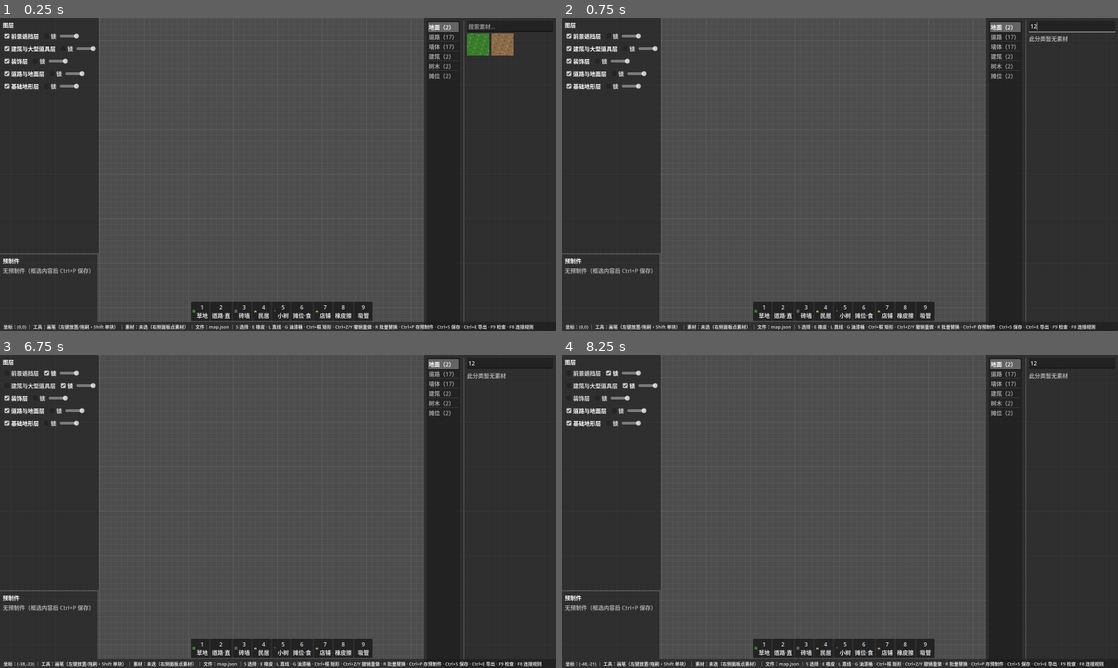
Above: before the commit, frames 1-4 (two rows, left to right).
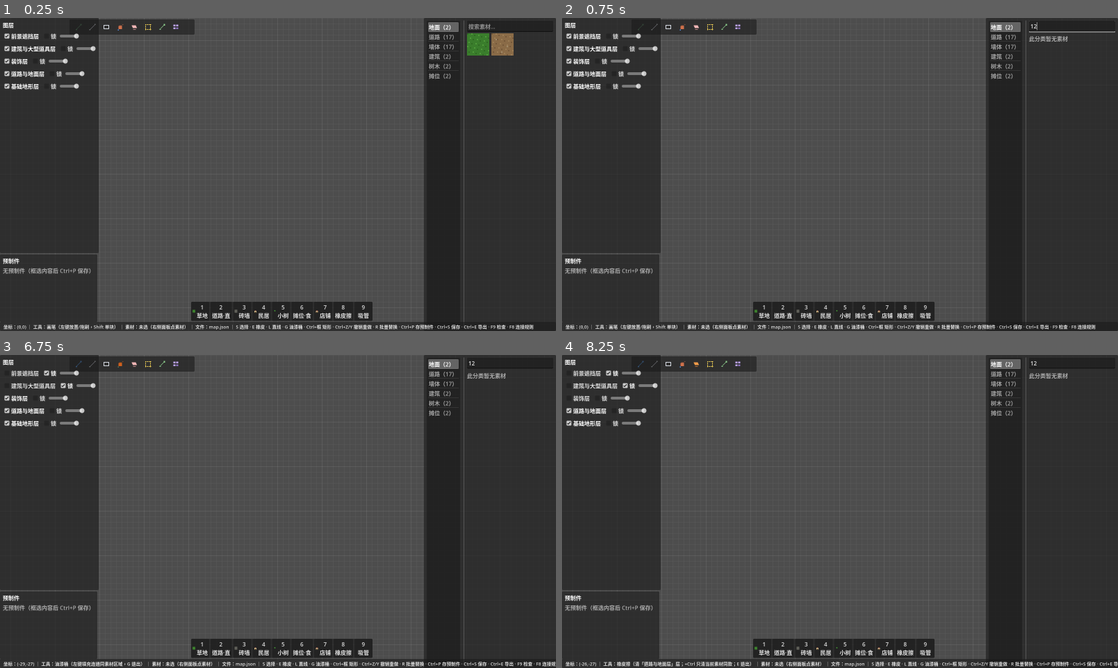
Above: after the commit, the same moments.

Repository: Xeehho/tilemason
Game: Godot game, scene res://scenes/main.tscn
The game is run twice, just before and just after one commit, with the same random seed, the same clock (stepped at 60 frames per second) and the same inputs.
Inputs (mouse positions are in pixels of both pictures, inside the frame that each line leads up to):
- Up to frame 1 (0.25 s): no input
- Up to frame 2 (0.75 s): click (1073, 27) at 0.52 s; type "12" at 0.6 s
- Up to frame 3 (6.75 s): click "前景遮挡层" at 1.25 s; click (77, 364) at 2.02 s; click "锁" at 2.75 s; click (94, 364) at 3.52 s; click "建筑与大型道具层" at 4.25 s; click (105, 364) at 5.02 s; click "锁" at 5.75 s; click (122, 364) at 6.52 s
- Up to frame 4 (8.25 s): click "装饰层" at 7.25 s; click (695, 364) at 8.02 s

The runs differ from the first frame. In frame 1, 0.8% of the frame differs, in the area x 16-35%, y 0-6%; in frame 2, 0.8%; in frame 3, 1.8%; in frame 4, 1.8%, in the area x 3-100%, y 0-100%.

Commit message:
feat: 顶部工具栏图标化——当前工具常亮可见（用户反馈的正解）
- 新增图标生成器 tools/gen_toolbar_icons.gd：程序化 24px 像素
  图标 8 枚（画笔/直线/矩形/油漆桶/橡皮擦/选择/吸管/预制件，
  自绘 CC0 简洁几何），存 assets/ui/icons/ 随仓库分发
- 新增 Toolbar（src/ui/toolbar.gd）：左上横排图标按钮（悬停提示
  含快捷键），当前活动工具金色高亮；点击分发到既有模式切换
  （画笔点击=退出全部模式回归落笔）
- 高亮联动：所有模式切换（E/S/L/G/Esc/工具栏点击）经
  refresh_status 统一刷新——「按了键不知道在什么模式」从状态栏
  文字升级为图标常亮（用户验收原始反馈的完整解法）
- 验证：check-only 全 0、冒烟通过、截图像素基线 9/9、工具栏区
  图标前景像素 716 实测渲染、窗口零脚本错误
- python 补丁首轮顺序锚点未中被 assert 拦截（勘误后全命中）

Co-authored-by: GLM <noreply@z.ai>

Diff:
--- a/src/main.gd
+++ b/src/main.gd
@@ -43,6 +43,7 @@
 var _bucket_mode := false ## G 键油漆桶（design.md §2.2）：左键填充连通同素材区域
 var _current_prefab := "" ## 当前预制件名（Ctrl+P 保存并选定、P 放置）
 var _prefab_panel: PrefabPanel ## 预制件面板（列表/选用/删除）
+var _toolbar: Toolbar ## 顶部工具栏（当前工具高亮）
 var _tags := {} ## 素材标签表 {asset_id: [tag...]}（T 键编辑，user://tags.json）
 var _tag_input_mode := false ## T 键标签输入模式（状态栏输入行，Enter/Esc）
 var _tag_input_text := "" ## 输入缓冲
@@ -97,6 +98,7 @@
 			_current_map_path = MAP_PATH # 继续编辑仍指向手动档槽位
 			print("[TileMason] 手动档缺失，已从自动保存恢复")
 
+	_build_toolbar()
 	_build_layer_panel()
 	_build_status_bar()
 	_build_hotbar()
@@ -1339,6 +1341,72 @@
 				_document.remove_object(int(obj["id"]), true)
 		_commands.push("放置 %s" % str(asset["name"]), do_add, undo_add)
 
+## 顶部工具栏：左上角横排（当前工具图标高亮，反馈「按了键不知道在什么模式」的正解）
+func _build_toolbar() -> void:
+	var layer_ui := CanvasLayer.new()
+	layer_ui.layer = 10
+	add_child(layer_ui)
+	_toolbar = Toolbar.new()
+	_toolbar.setup()
+	_toolbar.tool_requested.connect(_toolbar_action)
+	layer_ui.add_child(_toolbar)
+	_toolbar.anchor_left = 0.0
+	_toolbar.anchor_right = 0.0
+	_toolbar.anchor_top = 0.0
+	_toolbar.anchor_bottom = 0.0
+	_toolbar.offset_left = 200 # 让开左侧图层面板
+	_toolbar.offset_right = 560
+	_toolbar.offset_top = 4
+	_toolbar.offset_bottom = 48
+
+## 工具栏点击 → 分发到既有模式切换；同时刷新高亮
+func _toolbar_action(tool_id: String) -> void:
+	match tool_id:
+		"pen":
+			if _eraser_mode:
+				_toggle_eraser()
+			if _select_mode:
+				_exit_select_mode()
+			if _line_mode:
+				_exit_line_mode()
+			if _bucket_mode:
+				_toggle_bucket_mode()
+			print("[TileMason] 工具：画笔")
+		"line":
+			if not _line_mode:
+				_toggle_line_mode()
+		"rect":
+			print("[TileMason] 矩形填充：按住 Ctrl 左键拖框（+Shift 跳过已有）")
+		"bucket":
+			if not _bucket_mode:
+				_toggle_bucket_mode()
+		"eraser":
+			if not _eraser_mode:
+				_toggle_eraser()
+		"select":
+			if not _select_mode:
+				_toggle_select_mode()
+		"eyedrop":
+			print("[TileMason] 吸管：在画布上右键即可吸取素材")
+		"prefab":
+			print("[TileMason] 预制件：框选内容后 Ctrl+P 保存，P 放置（左下面板管理）")
+	_refresh_toolbar()
+
+## 汇总当前活动工具，刷新工具栏高亮（任何模式切换后经 refresh_status 联动）
+func _refresh_toolbar() -> void:
+	if _toolbar == null:
+		return
+	var id := "pen"
+	if _eraser_mode:
+		id = "eraser"
+	elif _select_mode:
+		id = "select"
+	elif _line_mode:
+		id = "line"
+	elif _bucket_mode:
+		id = "bucket"
+	_toolbar.set_active(id)
+
 ## 素材面板：右侧全高停靠（design.md §6.1 最小版）
 func _build_asset_panel() -> void:
 	var layer := CanvasLayer.new()
@@ -1421,6 +1489,7 @@
 
 ## 汇总当前状态刷到状态栏（任何工具/素材变化后调用）
 func refresh_status() -> void:
+	_refresh_toolbar() # 工具栏高亮与状态栏同步刷新
 	if _status == null:
 		return
 	var tool := "画笔（左键放置/拖刷，Shift 单块）"
--- /dev/null
+++ b/src/ui/toolbar.gd
@@ -0,0 +1,58 @@
+class_name Toolbar
+extends PanelContainer
+## 顶部工具栏（用户验收反馈的图标化正解）：当前工具常驻高亮，一眼可见
+## 点击=切换对应模式（复用 main 既有切换函数）；全部节点动态创建
+
+signal tool_requested(tool_id: String) ## pen/line/rect/bucket/eraser/select
+
+const ICON_DIR := "res://assets/ui/icons"
+const TOOLS: Array = [
+	{"id": "pen", "icon": "pen", "hint": "画笔（左键放置/拖刷，Shift 单块）"},
+	{"id": "line", "icon": "line", "hint": "直线 L（点起点再点终点）"},
+	{"id": "rect", "icon": "rect", "hint": "矩形填充 Ctrl+左键拖框"},
+	{"id": "bucket", "icon": "bucket", "hint": "油漆桶 G（连通区域填充）"},
+	{"id": "eraser", "icon": "eraser", "hint": "橡皮擦 E（+Ctrl 只清同款素材）"},
+	{"id": "select", "icon": "select", "hint": "选择 S（框选/移动/复制）"},
+	{"id": "eyedrop", "icon": "eyedrop", "hint": "吸管（=画布右键）"},
+	{"id": "prefab", "icon": "prefab", "hint": "预制件（Ctrl+P 保存 / P 放置）"},
+]
+
+var _buttons := {} # tool_id -> TextureButton
+var _active := "pen"
+
+func setup() -> void:
+	custom_minimum_size = Vector2(0, 44)
+	for child in get_children():
+		child.queue_free()
+	_buttons.clear()
+	var margin := MarginContainer.new()
+	margin.add_theme_constant_override("margin_left", 8)
+	margin.add_theme_constant_override("margin_right", 8)
+	margin.set_anchors_preset(Control.PRESET_FULL_RECT)
+	add_child(margin)
+	var row := HBoxContainer.new()
+	row.add_theme_constant_override("separation", 4)
+	row.set_anchors_preset(Control.PRESET_FULL_RECT)
+	margin.add_child(row)
+	for tool in TOOLS:
+		var t: Dictionary = tool
+		var btn := TextureButton.new()
+		var tex: Texture2D = load(ICON_DIR + "/" + str(t["icon"]) + ".png")
+		if tex != null:
+			btn.texture_normal = tex
+			btn.custom_minimum_size = Vector2(36, 36)
+			btn.stretch_mode = TextureButton.STRETCH_KEEP_CENTERED
+		else:
+			btn.custom_minimum_size = Vector2(36, 36) # 图标缺失兜底：空白占位
+		btn.tooltip_text = str(t["hint"])
+		btn.pressed.connect(func() -> void: tool_requested.emit(str(t["id"])))
+		_buttons[str(t["id"])] = btn
+		row.add_child(btn)
+	set_active("pen")
+
+## 当前工具高亮（其余恢复常态）
+func set_active(tool_id: String) -> void:
+	_active = tool_id
+	for id in _buttons.keys():
+		var btn: TextureButton = _buttons[id]
+		btn.modulate = Color(1.0, 0.85, 0.4) if str(id) == tool_id else Color.WHITE
--- /dev/null
+++ b/tools/gen_toolbar_icons.gd
@@ -0,0 +1,111 @@
+extends SceneTree
+## [TileMason] 工具栏图标生成器：程序化 24px 像素图标（自绘 CC0），存 res://assets/ui/icons/
+## 运行：godot --headless --path . --script res://tools/gen_toolbar_icons.gd
+
+const OUT := "res://assets/ui/icons"
+
+func _init() -> void:
+	DirAccess.make_dir_recursive_absolute(ProjectSettings.globalize_path(OUT))
+	_save("pen", _draw_pen())          # 画笔
+	_save("line", _draw_line())        # 直线
+	_save("rect", _draw_rect())        # 矩形
+	_save("bucket", _draw_bucket())    # 油漆桶
+	_save("eraser", _draw_eraser())    # 橡皮擦
+	_save("select", _draw_select())    # 选择
+	_save("eyedrop", _draw_eyedrop())  # 吸管
+	_save("prefab", _draw_prefab())    # 预制件
+	print("[TileMason] 工具图标生成完毕（8 件）")
+	quit(0)
+
+func _save(name: String, img: Image) -> void:
+	img.save_png(OUT + "/" + name + ".png")
+
+func _canvas() -> Image:
+	return Image.create(24, 24, false, Image.FORMAT_RGBA8)
+
+func _px(img: Image, x: int, y: int, c: Color) -> void:
+	if x >= 0 and y >= 0 and x < 24 and y < 24:
+		img.set_pixel(x, y, c)
+
+func _rect(img: Image, x: int, y: int, w: int, h: int, c: Color) -> void:
+	for py in range(y, y + h):
+		for px2 in range(x, x + w):
+			_px(img, px2, py, c)
+
+func _draw_pen() -> Image:
+	var img := _canvas()
+	var ink := Color(0.35, 0.62, 0.95)
+	for i in 14: # 笔杆斜线
+		_px(img, 6 + i, 17 - i, ink)
+		_px(img, 7 + i, 17 - i, ink)
+	_rect(img, 4, 18, 4, 3, ink) # 笔尖
+	_rect(img, 17, 3, 4, 4, ink) # 笔帽
+	return img
+
+func _draw_line() -> Image:
+	var img := _canvas()
+	var c := Color(0.85, 0.87, 0.9)
+	for i in 16:
+		_px(img, 4 + i, 19 - i, c)
+		_px(img, 5 + i, 19 - i, c)
+	_rect(img, 3, 18, 3, 3, c)
+	_rect(img, 18, 3, 3, 3, c)
+	return img
+
+func _draw_rect() -> Image:
+	var img := _canvas()
+	var c := Color(0.85, 0.87, 0.9)
+	_rect(img, 4, 6, 16, 2, c)
+	_rect(img, 4, 16, 16, 2, c)
+	_rect(img, 4, 6, 2, 12, c)
+	_rect(img, 18, 6, 2, 12, c)
+	return img
+
+func _draw_bucket() -> Image:
+	var img := _canvas()
+	var body := Color(0.82, 0.45, 0.3)
+	_rect(img, 7, 9, 10, 9, body)   # 桶身
+	_rect(img, 9, 7, 8, 2, Color(0.6, 0.35, 0.25)) # 桶口
+	_px(img, 19, 5, body) # 提手
+	_px(img, 20, 4, body)
+	_px(img, 18, 4, body)
+	_rect(img, 5, 19, 3, 3, Color(0.35, 0.55, 0.9)) # 滴落的漆滴
+	return img
+
+func _draw_eraser() -> Image:
+	var img := _canvas()
+	var c := Color(0.95, 0.72, 0.72)
+	for y in 8: # 斜置橡皮块
+		for x in 12:
+			_px(img, 5 + x + y / 2, 7 + y, c)
+	_rect(img, 9, 18, 8, 2, Color(0.7, 0.5, 0.5)) # 底影
+	return img
+
+func _draw_select() -> Image:
+	var img := _canvas()
+	var c := Color(0.98, 0.85, 0.35)
+	for i in range(4, 20, 3): # 四边虚线
+		_rect(img, i, 4, 2, 2, c)
+		_rect(img, i, 18, 2, 2, c)
+		_rect(img, 4, i, 2, 2, c)
+		_rect(img, 18, i, 2, 2, c)
+	return img
+
+func _draw_eyedrop() -> Image:
+	var img := _canvas()
+	var c := Color(0.55, 0.8, 0.55)
+	for i in 12: # 管身
+		_px(img, 8 + i, 15 - i, c)
+		_px(img, 9 + i, 15 - i, c)
+	_rect(img, 5, 17, 4, 3, c) # 吸头
+	_rect(img, 17, 3, 4, 5, c) # 胶头
+	return img
+
+func _draw_prefab() -> Image:
+	var img := _canvas()
+	var c := Color(0.75, 0.65, 0.95)
+	_rect(img, 5, 5, 6, 5, c)   # 上块
+	_rect(img, 13, 5, 6, 5, c)
+	_rect(img, 5, 13, 6, 5, c)  # 下块
+	_rect(img, 13, 13, 6, 5, Color(0.55, 0.45, 0.75))
+	return img
Binary file added: assets/ui/icons/bucket.png
Not shown, added: assets/ui/icons/bucket.png.import
Binary file added: assets/ui/icons/eraser.png
Not shown, added: assets/ui/icons/eraser.png.import
Binary file added: assets/ui/icons/eyedrop.png
Not shown, added: assets/ui/icons/eyedrop.png.import
Binary file added: assets/ui/icons/line.png
Not shown, added: assets/ui/icons/line.png.import
Binary file added: assets/ui/icons/pen.png
Not shown, added: assets/ui/icons/pen.png.import
Binary file added: assets/ui/icons/prefab.png
Not shown, added: assets/ui/icons/prefab.png.import
(and 6 more such lines)
